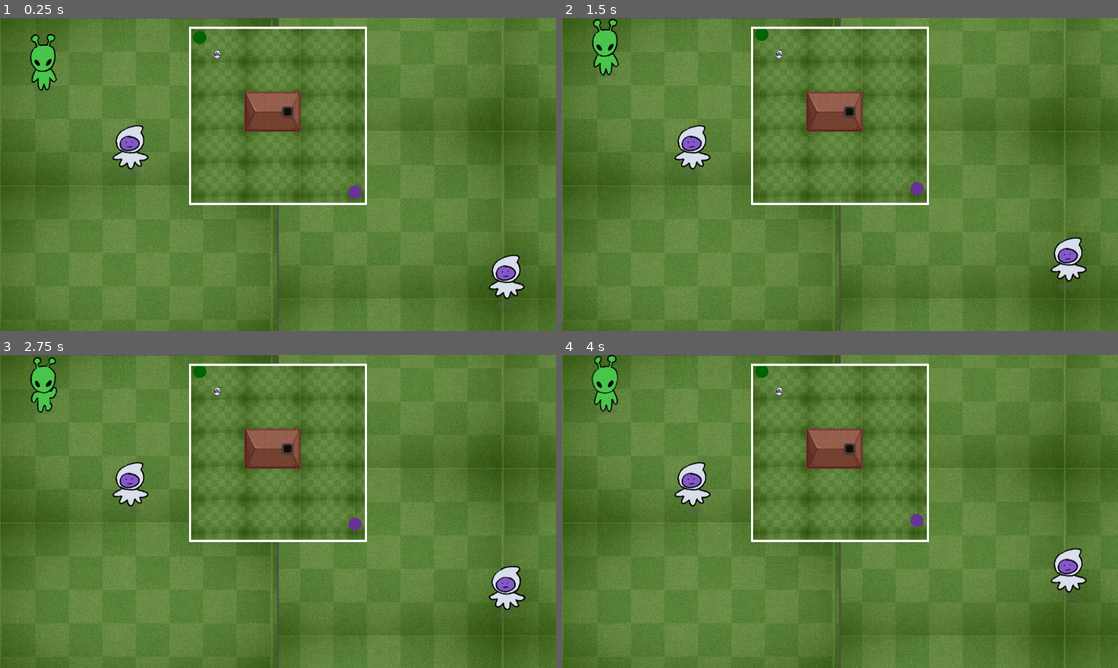
Above: before the commit, frames 1-4 (two rows, left to right).
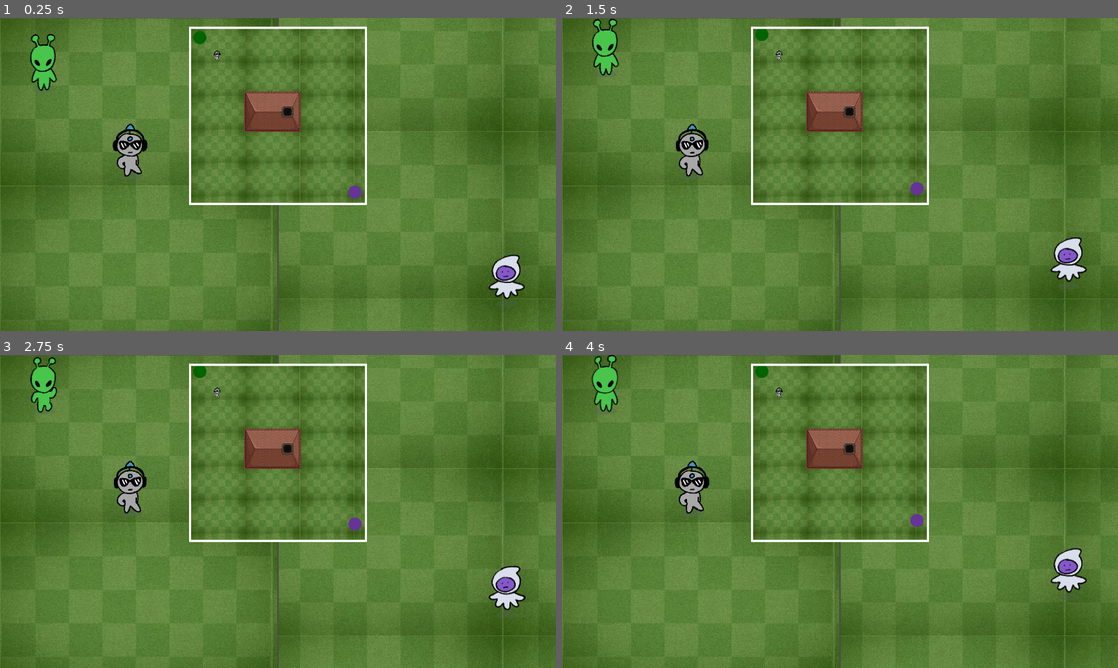
Above: after the commit, the same moments.

Repository: liannie3/wwhataburger
Game: Godot game, scene res://main_game/SpitScreen.tscn
Two runs of this game, one before a commit and one after it. Both use one fixed random seed, a clock stepped at 60 frames per second and the inputs below. This scene is started directly instead of the project's main scene.
Inputs:
- Up to frame 1 (0.25 s): no input
- Up to frame 2 (1.5 s): hold W (p1_up) 0.53-1.28 s; tap I (p2_up) at 0.6, 1.35 s
- Up to frame 3 (2.75 s): hold W (p1_up) from 2.03 s (still down); tap I (p2_up) at 2.1 s
- Up to frame 4 (4 s): tap I (p2_up) at 2.85, 3.6 s; release W (p1_up) at 3.53 s

The runs differ from the first frame. In frame 1, 0.8% of the frame differs, in the area x 20-40%, y 10-51%; in frame 2, 0.7%; in frame 3, 0.7%; in frame 4, 0.8%.

Commit message:
Add idle animation + npc pic to first npc

Diff:
--- a/main_game/NPC.tscn
+++ b/main_game/NPC.tscn
@@ -1,19 +1,37 @@
 [gd_scene format=3 uid="uid://bfu4lj43j681i"]
 
-[ext_resource type="Script" uid="uid://dwqlp840cc25n" path="res://main_game/npc.gd" id="1_bhnok"]
-[ext_resource type="Texture2D" uid="uid://cegv6k7a1tptd" path="res://sprites/player/BlooberIdle1.png" id="2_w0qom"]
+[ext_resource type="Script" path="res://main_game/npc.gd" id="1_bhnok"]
+[ext_resource type="Texture2D" uid="uid://5v6tltg18rh3" path="res://sprites/npcs/AdamIdle1.PNG" id="2_1ycq1"]
+[ext_resource type="Texture2D" uid="uid://ds1f8784ldmx" path="res://sprites/npcs/AdamIdle2.PNG" id="3_v1mj6"]
 
 [sub_resource type="CircleShape2D" id="CircleShape2D_1ycq1"]
 radius = 88.362885
 
+[sub_resource type="SpriteFrames" id="SpriteFrames_6lush"]
+animations = [{
+"frames": [{
+"duration": 1.0,
+"texture": ExtResource("2_1ycq1")
+}, {
+"duration": 1.0,
+"texture": ExtResource("3_v1mj6")
+}],
+"loop": true,
+"name": &"idle",
+"speed": 2.5
+}]
+
 [node name="Npc" type="Area2D" unique_id=364730679]
 script = ExtResource("1_bhnok")
-
-[node name="Sprite2D" type="Sprite2D" parent="." unique_id=997920180]
-texture = ExtResource("2_w0qom")
 
 [node name="CollisionShape2D" type="CollisionShape2D" parent="." unique_id=2023502016]
 shape = SubResource("CircleShape2D_1ycq1")
 
+[node name="AnimatedSprite2D" type="AnimatedSprite2D" parent="." unique_id=961985671]
+sprite_frames = SubResource("SpriteFrames_6lush")
+animation = &"idle"
+autoplay = "idle"
+frame_progress = 0.13301574
+
 [connection signal="body_entered" from="." to="." method="_on_body_entered"]
 [connection signal="body_exited" from="." to="." method="_on_body_exited"]
Binary file added: sprites/npcs/AdamIdle1.PNG
Not shown, added: sprites/npcs/AdamIdle1.PNG.import
Binary file added: sprites/npcs/AdamIdle2.PNG
Not shown, added: sprites/npcs/AdamIdle2.PNG.import
